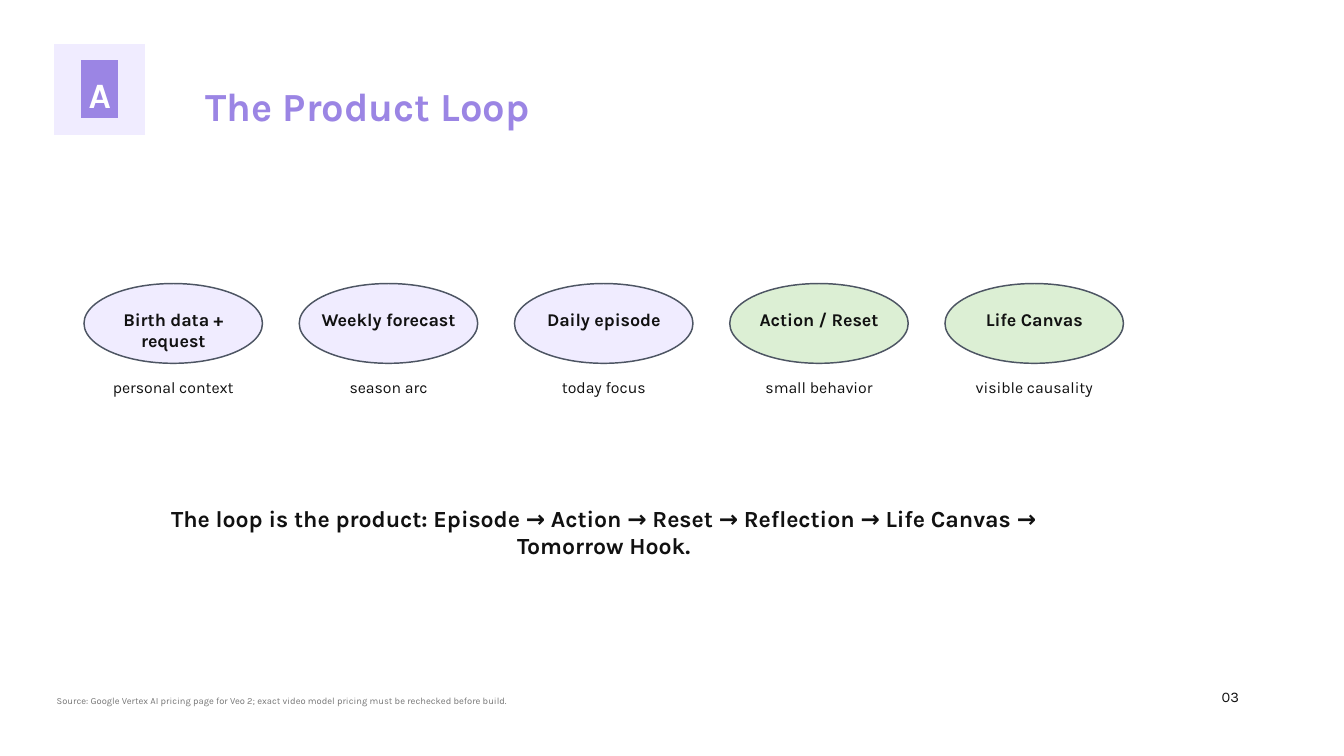
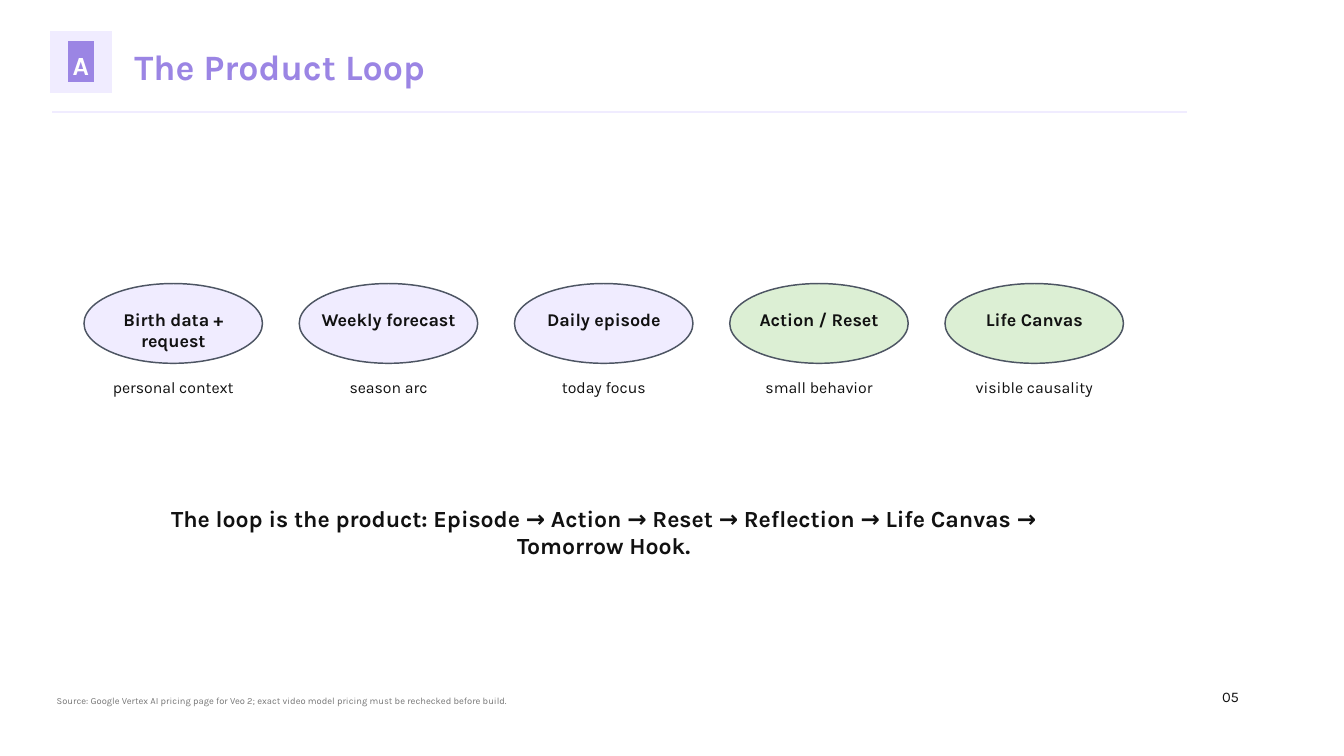
Before and after one commit to kirbudilov01/alina-research, a slide deck: slide 5 of output/pptx/AURA_TRENDVI_STYLE_DECK.pptx (slide 3 before the commit). Drawn at 1344x756 pixels with LibreOffice and Linux fonts; fonts in the diff are those of the drawing. Boxes give left, top, right and bottom in pixels: in the first picture for what was removed or moved away, otherwise in the second. Text is boxed around its words. In the diff, an @@ line names an element or a change of style, - is before the commit and + after.

```diff
--- a/output/pptx/AURA_TRENDVI_STYLE_DECK.pptx
+++ b/output/pptx/AURA_TRENDVI_STYLE_DECK.pptx
@@ rectangle: place and size @@
-rectangle at [54,44,145,135]
+rectangle at [50,31,111,92]
@@ rectangle: place and size @@
-rectangle at [82,60,117,117]
+rectangle at [69,42,94,83]
@@ text "A": place and size @@
-text "A" at [89,85,111,108]
+text "A" at [73,58,89,75]
@@ text "A" at [73,58,89,75]: size 25.5 to 18.8 pt @@
@@ text "The Product Loop": place and size @@
-text "The Product Loop" at [206,93,529,131]
+text "The Product Loop" at [134,55,425,89]
@@ text "The Product Loop" at [134,55,425,89]: size 28.5 to 25.5 pt @@
@@ rectangle added at [52,111,1187,113], fill #F0ECFF, outline #F0ECFF 0 pt @@
@@ text at [1222,692,1239,702]: text changed @@
-03
+05
```
Also in this commit, not shown: 30 other slides changed, 6 slides added, 5 other files.
